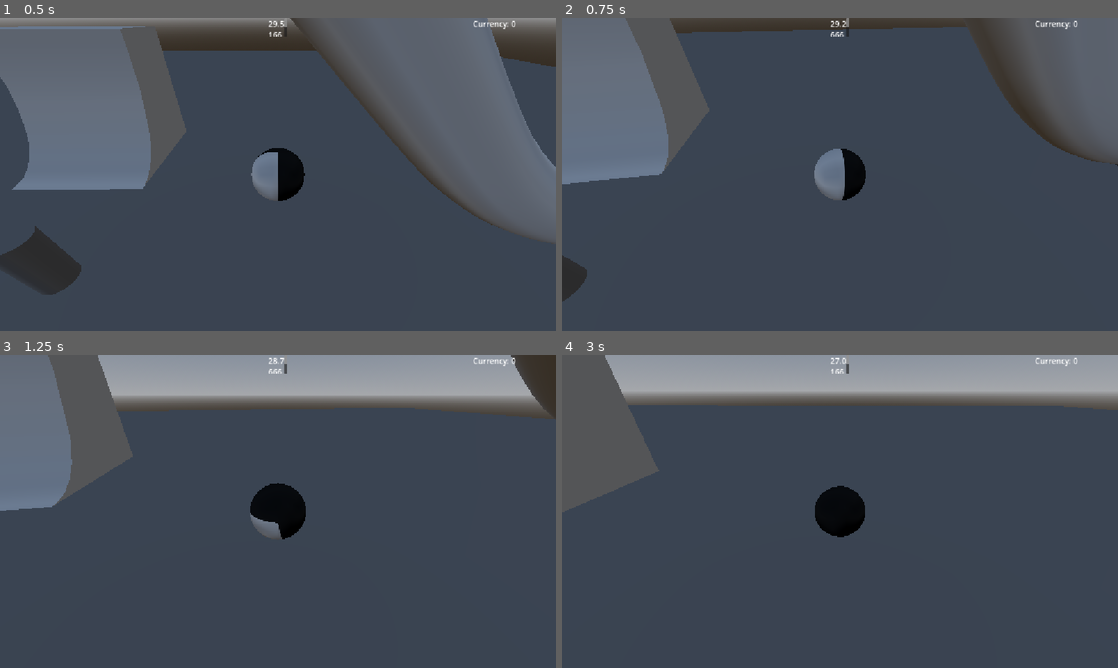
Above: before the commit, frames 1-4 (two rows, left to right).
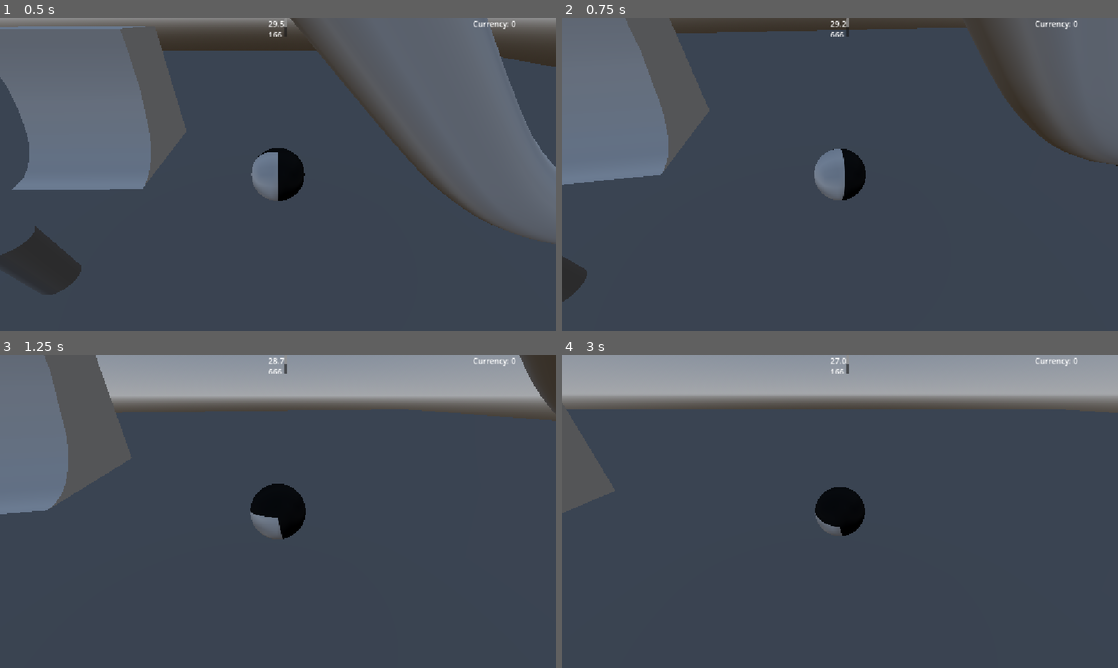
Above: after the commit, the same moments.

Repository: ThomasBestvina/SqueakAndDestroy
Game: Godot game, scene res://scenes/world.tscn
Two runs of this game, one before a commit and one after it. Both use one fixed random seed, a clock stepped at 60 frames per second and the inputs below.
Inputs (mouse positions are in pixels of both pictures, inside the frame that each line leads up to):
- Up to frame 1 (0.5 s): no input
- Up to frame 2 (0.75 s): move the mouse to (867, 174) at 0.52 s; hold W (forward) from 0.53 s (still down); hold Space (jump) from 0.53 s (still down)
- Up to frame 3 (1.25 s): keep holding W (forward); keep holding Space (jump)
- Up to frame 4 (3 s): keep holding W (forward); move the mouse to (812, 511) at 1.27 s; release Space (jump) at 1.28 s; tap Space (jump) at 1.35, 1.52, 1.82, 2.85 s; move the mouse to (851, 505) at 2.02 s; hold Space (jump) 2.03-2.78 s; move the mouse to (834, 517) at 2.77 s

Frame 1 is identical in both runs. In frame 2, 0.2% of the frame differs, in the area x 0-100%, y 1-91%; in frame 3, 0.9%; in frame 4, 5.5%, in the area x 0-100%, y 0-59%.

Commit message:
polishes character movement

Diff:
--- a/scripts/hamsterballcontroller.gd
+++ b/scripts/hamsterballcontroller.gd
@@ -9,14 +9,28 @@
 var yaw: float = 0.0
 var pitch: float = 0.0
 
+var jump_hold_time: float = 0.0
+var is_holding_jump: bool = false
+
+const MAX_HOLD_TIME: float = 0.4
+
 @export var pitch_min: float = -60.0
 @export var pitch_max: float = 30.0
 
-func _ready() -> void:
+@export var air_control: float = 0.3
+
+@export var tap_jump: float = 1.0
+
+var is_jumping: bool = false
+var jump_hold_force: float = 1.0
+
+
+func init() -> void:
 	StoatStash.register_input_tracking("jump")
 	mass = 0.3 + GlobalState.state["weight"]
 	$RayCast3D.top_level = true
 	$piv.top_level = true
+	jump_hold_force = GlobalState.state["jump"]
 
 func _input(event: InputEvent) -> void:
 	if event is InputEventMouseMotion:
@@ -33,10 +47,25 @@
 
 	var input = Vector2(Input.get_axis("forward", "backward"), Input.get_axis("left", "right"))
 
+	var on_ground = $RayCast3D.is_colliding()
+
+	if(!on_ground):
+		apply_central_force((right * input.y + -forward * input.x) * GlobalState.state["speed"] * air_control)
+
 	apply_torque((right * input.x + forward * input.y) * GlobalState.state["speed"])
 
 	$RayCast3D.global_position = global_position - Vector3(0, 0.43, 0)
 	$piv.global_position = global_position + Vector3(0, 2.0, 0)
 
-	if $RayCast3D.is_colliding() && StoatStash.consume_buffered_input("jump", 0.07):
-		apply_impulse(Vector3.UP * GlobalState.state["jump"])
+	if on_ground and GlobalState.state["jump"] > 0.5 and StoatStash.consume_buffered_input("jump", 0.07):
+		apply_impulse(Vector3.UP * tap_jump)
+		is_jumping = true
+		jump_hold_time = 0.0
+
+	if is_jumping and Input.is_action_pressed("jump") and jump_hold_time < MAX_HOLD_TIME:
+		jump_hold_time += _delta
+		var t = jump_hold_time / MAX_HOLD_TIME
+		apply_central_force(Vector3.UP * GlobalState.state["jump"] * 1.5 * (1.0 - sqrt(t)))
+
+	if Input.is_action_just_released("jump") or jump_hold_time >= MAX_HOLD_TIME:
+		is_jumping = false
--- a/scripts/world.gd
+++ b/scripts/world.gd
@@ -18,6 +18,7 @@
 		if(i is ObjectiveObject):
 			StoatStash.safe_signal_connect(i.points_scored, add_points)
 	$GameTimer.start(GlobalState.state["timer"])
+	$Hamsterball.init()
 
 
 func add_points(points: int):
